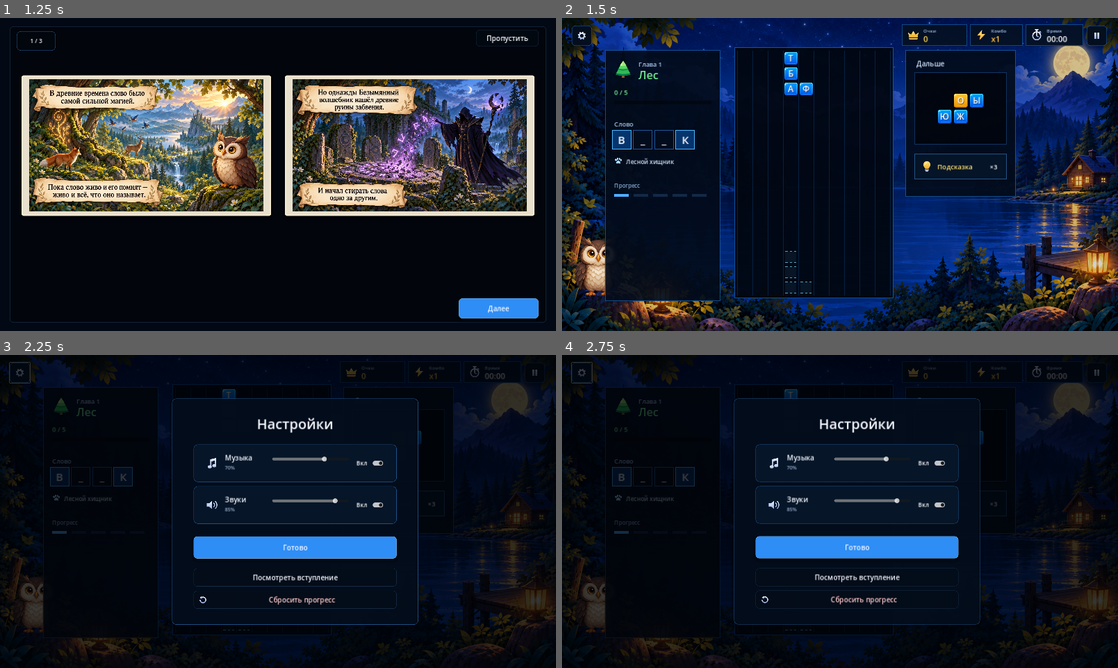
Above: before the commit, frames 1-4 (two rows, left to right).
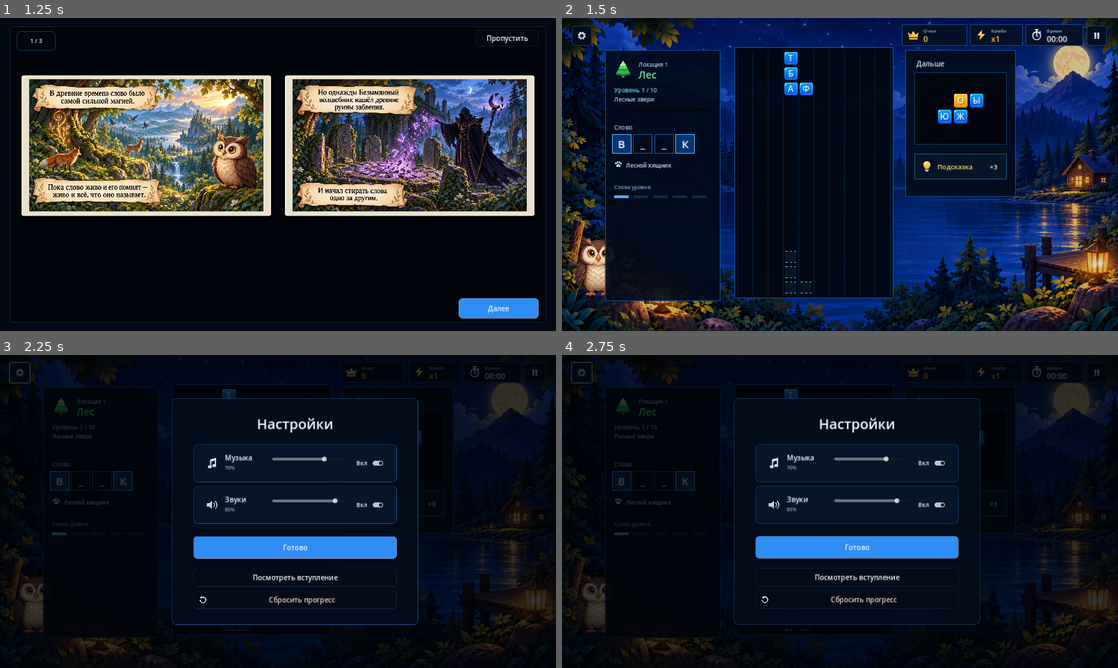
Above: after the commit, the same moments.

Repository: AndrewStartcev/word-bricks
Game: Godot game, scene res://main.tscn
Same seed, same stepped clock (60 frames per second), same inputs: the game is played once before the commit and once after it.
Inputs (mouse positions are in pixels of both pictures, inside the frame that each line leads up to):
- Up to frame 1 (1.25 s): click "Играть" at 0.5 s
- Up to frame 2 (1.5 s): click "Пропустить" at 1.25 s
- Up to frame 3 (2.25 s): click (22, 373) at 2 s
- Up to frame 4 (2.75 s): no input

Frame 1 is identical in both runs. In frame 2, 1.1% of the frame differs, in the area x 9-26%, y 14-58%; in frame 3, 0.5%; in frame 4, 0.5%.

Commit message:
feat: load leveled gameplay scene

Diff:
--- a/godot/scenes/gameplay.tscn
+++ b/godot/scenes/gameplay.tscn
@@ -1,6 +1,6 @@
 [gd_scene load_steps=2 format=3]
 
-[ext_resource type="Script" path="res://scripts/game_chaptered.gd" id="1_game"]
+[ext_resource type="Script" path="res://scripts/game_leveled.gd" id="1_game"]
 
 [node name="Gameplay" type="Control"]
 layout_mode = 3
